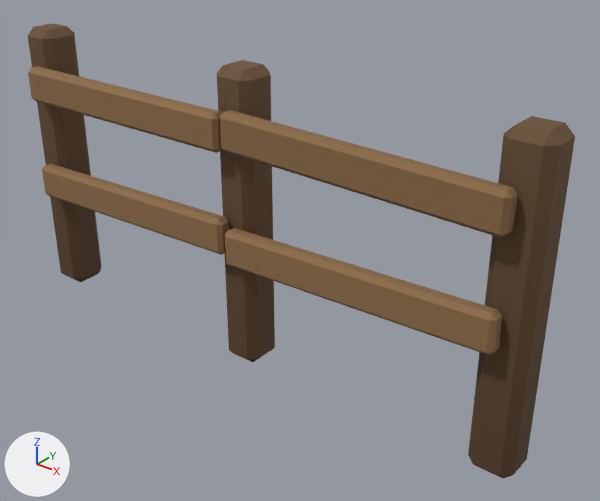
The glTF model game/assets/models/pagar.glb, before and after one commit.
The view is the same before and after, from a 50 mm camera at (1.79, -1.95, 1.7) aimed at (0.18, 0.06, 0.46). The axes (+X, +Y, +Z) are drawn at lower left. The lights are the same throughout. The first picture is the older version. Where no turn or scale is listed for an object, it has been applied to the vertices. Vertices at exactly the same position are counted once.

Names of what the first picture shows: 'pagar_mesh'.
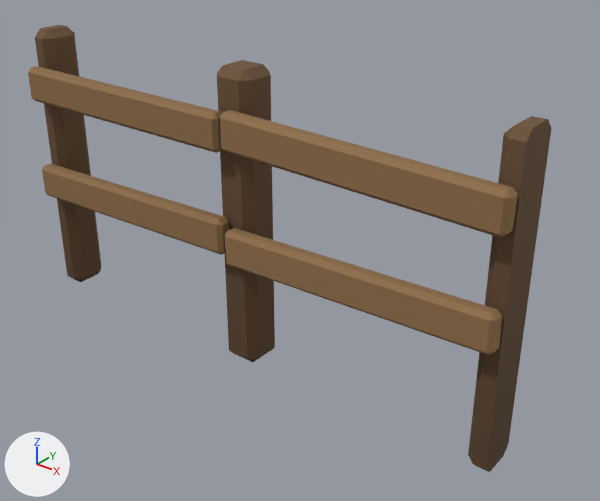
Pixel boxes [x1, y1, x2, y2] of what changed, in the pictures (600 x 501 px; the box of a moved part takes in the faces that stretch with it):
'pagar_mesh', reshaped: before [28, 23, 575, 478]; after [28, 25, 551, 472]
part 1 of me_pagar_mesh, moved or reshaped: before [28, 23, 77, 281]; after [35, 25, 77, 281]
part 2 of me_pagar_mesh, moved or reshaped: before [472, 116, 575, 478]; after [472, 116, 551, 472]
part 3 of me_pagar_mesh, edited (looks the same): [42, 26, 518, 462] in both

What changed in the scene script:
```text
Change me_pagar_mesh:
    used by ob_pagar_mesh; location = (0.0, 0.0, 0.0)
    remove me_pagar_mesh.from_pydata(...)  # 168 vertices, 308 faces; spans x -1.08..1.08, y -0.13..0.08, z 0.0..1.08
    add me_pagar_mesh.from_pydata(...)  # 160 vertices, 292 faces; spans x -1.0..1.0, y -0.13..0.08, z 0.0..1.08
    me_pagar_mesh part 1
    12 vertices are removed from x -1.08..-1.04, y -0.08..0.08, z 0.0..1.08
    30 faces are deleted
    8 new vertices lie (-0.05, 0.0, 0.0) away from vertices in x -0.95, y -0.08..0.08, z 0.0..1.08
    22 new faces join them, mat_m_wooddark
    me_pagar_mesh part 2
    10 vertices are removed from x 1.05..1.08, y -0.08..0.08, z 0.0..1.08
    30 faces are deleted
    2 vertices move from x 1.05, y -0.08..0.08, z 0.03..1.05 to x 1.0, y -0.08..0.08, z 0.03..1.05
    6 new vertices lie (0.05, 0.0, 0.0) away from vertices in x 0.96, y -0.08..0.08, z 0.0..1.08
    22 new faces join them, mat_m_wooddark
    me_pagar_mesh part 3: 215 kept faces spanning x -1.0..1.0, y -0.13..0.08, z 0.0..1.08 get new vertex colours
```
